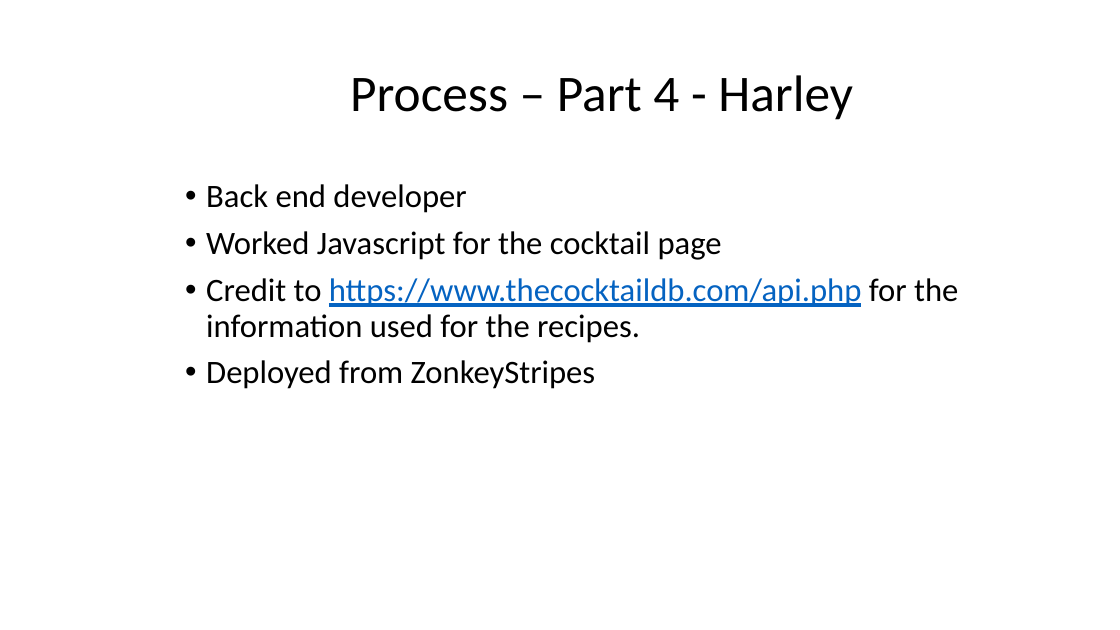
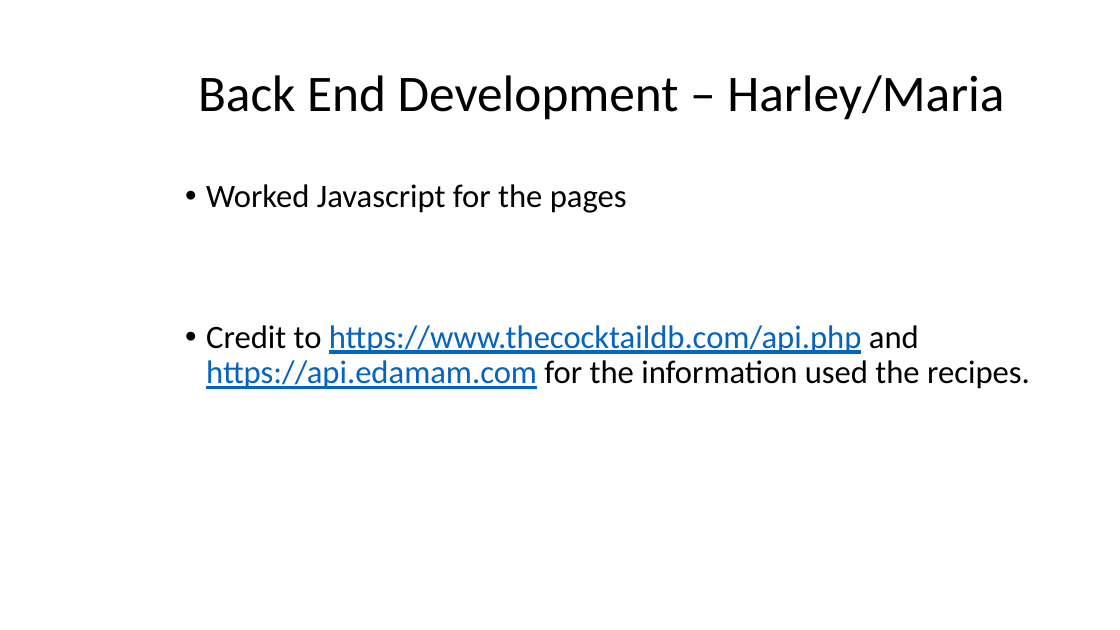
Before and after one commit to ZonkeyStripes/Project1, a slide deck: slide 5 of Assets/Group_Project_1_presentation.pptx (slide 7 before the commit). Drawn at 1120x630 pixels with LibreOffice and Linux fonts; fonts in the diff are those of the drawing; background and template pictures are left out. Boxes give left, top, right and bottom in pixels: in the first picture for what was removed or moved away, otherwise in the second. Text is boxed around its words. In the diff, an @@ line names an element or a change of style, - is before the commit and + after.

```diff
--- a/Assets/Group_Project_1_presentation.pptx
+++ b/Assets/Group_Project_1_presentation.pptx
@@ title at (198,75,1004,120): text changed @@
-Process – Part 4 - Harley
+Back End Development – Harley/Maria
@@ text at (206,184,1030,389): text changed @@
-• Back end developer
-• Worked Javascript for the cocktail page
-• Credit to https://www.thecocktaildb.com/api.php for the information used for the recipes.
-• Deployed from ZonkeyStripes
+• Worked Javascript for the pages
+• Credit to https://www.thecocktaildb.com/api.php and https://api.edamam.com for the information used the recipes.
```
Also in this commit, not shown: 1 other slide changed, 2 slides removed.
